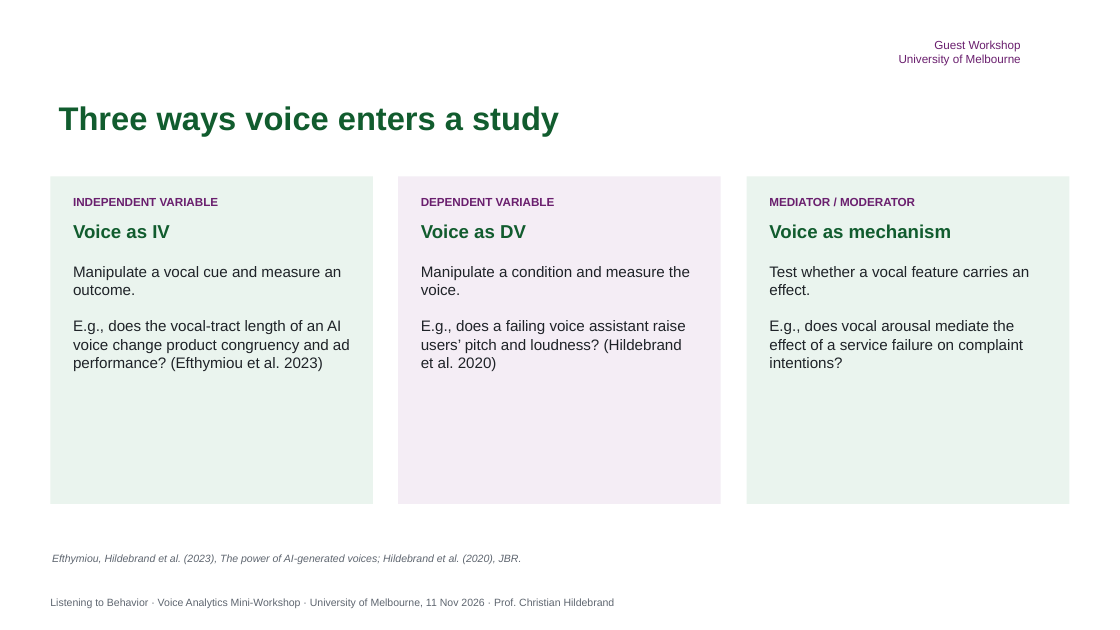
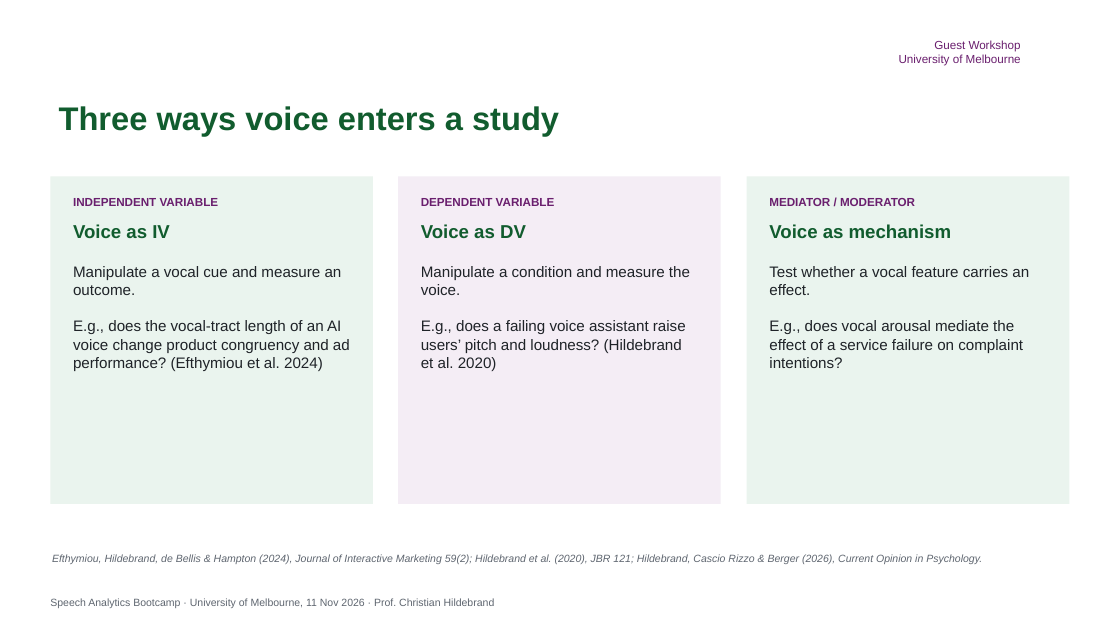
Before and after one commit to childebrand/Melbourne-Voice-2026, a slide deck: slide 9 of docs/slides/Melbourne_VoiceAnalytics_Slides.pptx. Drawn at 1120x630 pixels with LibreOffice and Linux fonts; fonts in the diff are those of the drawing; background and template pictures are left out. Boxes give left, top, right and bottom in pixels: in the first picture for what was removed or moved away, otherwise in the second. Text is boxed around its words. In the diff, an @@ line names an element or a change of style, - is before the commit and + after.

```diff
--- a/docs/slides/Melbourne_VoiceAnalytics_Slides.pptx
+++ b/docs/slides/Melbourne_VoiceAnalytics_Slides.pptx
@@ text at (73, 266, 350, 371): text changed @@
-Manipulate a vocal cue and measure an outcome.
-E.g., does the vocal-tract length of an AI voice change product congruency and ad performance? (Efthymiou et al. 2023)
+Manipulate a vocal cue and measure an outcome.
+E.g., does the vocal-tract length of an AI voice change product congruency and ad performance? (Efthymiou et al. 2024)
@@ text at (52, 554, 982, 564): text changed @@
-Efthymiou, Hildebrand et al. (2023), The power of AI-generated voices; Hildebrand et al. (2020), JBR.
+Efthymiou, Hildebrand, de Bellis & Hampton (2024), Journal of Interactive Marketing 59(2); Hildebrand et al. (2020), JBR 121; Hildebrand, Cascio Rizzo & Berger (2026), Current Opinion in Psychology.
@@ text at (50, 598, 495, 608): text changed @@
-Listening to Behavior · Voice Analytics Mini-Workshop · University of Melbourne, 11 Nov 2026 · Prof. Christian Hildebrand
+Speech Analytics Bootcamp · University of Melbourne, 11 Nov 2026 · Prof. Christian Hildebrand
```
Also in this commit, not shown: 29 other slides changed, 1 other file.
